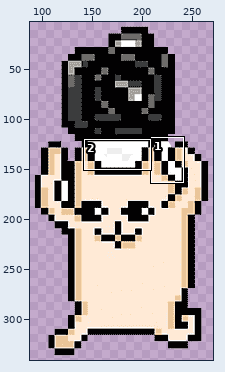
Edited in one commit: sprite sheet (Jogo 2D/img/Roberto/RobertoCameras.png). The first picture is a wide view before the edit; the outline marks the close-up.
Close-up. Before:
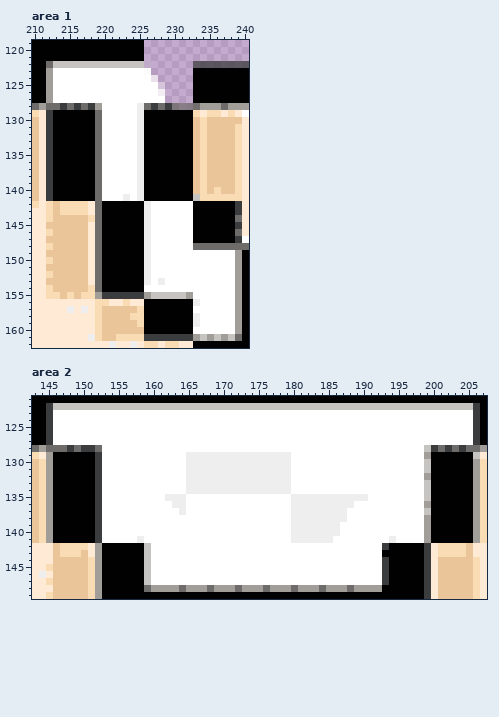
The file is 348x348 pixels. Pixels under 10% opacity are left out. Colours within 5 levels of each other are drawn and written as one. Shown: area 1: x 210..240, y 119..162; area 2: x 143..207, y 121..149. The wide view leaves out empty margins. The commit also changed other parts of the picture, which this record leaves out.
The same view after the edit:
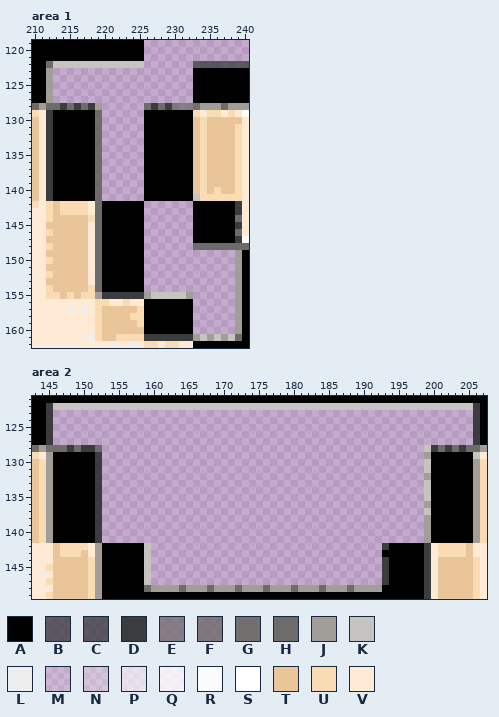
Palette (. is transparent): A #020102  B #3b3c3dbd  C #3b3c3dc3  D #3b3c3d  E #6e6c6ab3  F #6e6c6acc  G #6e6c6af1  H #6e6c6a  J #a19d98  K #c5c4c1  L #eeeeee  M #ffffff27  N #ffffff4e  P #ffffffa5  Q #ffffffd4  R #fffffff2  S #ffffff  T #eac599  U #fadcb4  V #ffead6
From old to new:
Changed rows in their new state; - is an unchanged pixel.
Area 1:
first column x 213:
122 -------------.------------
123 ..............------------
124 ...............-----------
125 ................----------
126 ................----------
127 ................----------
128 -------......-------------
129 -------......-------------
130 -------......-------------
131 -------......-------------
132 -------......-------------
133 -------......-------------
134 -------......-------------
135 -------......-------------
136 -------......-------------
137 -------......-------------
138 -------......-------------
139 -------......-------------
140 -------......-------------
141 -------......-------------
142 -------------.......------
143 -------------.......------
144 -------------.......------
145 -------------.......------
146 -------------.......------
147 -------------.......------
148 -------------.......------
149 -------------.............
150 -------------.............
151 -------------.............
152 -------------.............
153 -------------.............
154 -------------.............
155 --------------------......
156 --------------------......
157 --------------------......
158 --------------------......
159 --------------------......
160 --------------------......
Area 2:
first column x 146:
123 ............................................................
124 ............................................................
125 ............................................................
126 ............................................................
127 ............................................................
128 -------..............................................-------
129 -------..............................................-------
130 -------..............................................-------
131 -------..............................................-------
132 -------..............................................-------
133 -------..............................................-------
134 -------..............................................-------
135 -------..............................................-------
136 -------..............................................-------
137 -------..............................................-------
138 -------..............................................-------
139 -------..............................................-------
140 -------..............................................-------
141 -------..............................................-------
142 --------------.................................-------------
143 --------------.................................-------------
144 --------------.................................-------------
145 --------------.................................-------------
146 --------------.................................-------------
147 --------------.................................-------------
Pixel boxes of the changes (left, top, right, bottom) in both close-ups:
erased: (53, 61, 235, 334)
erased: (53, 410, 473, 585)
